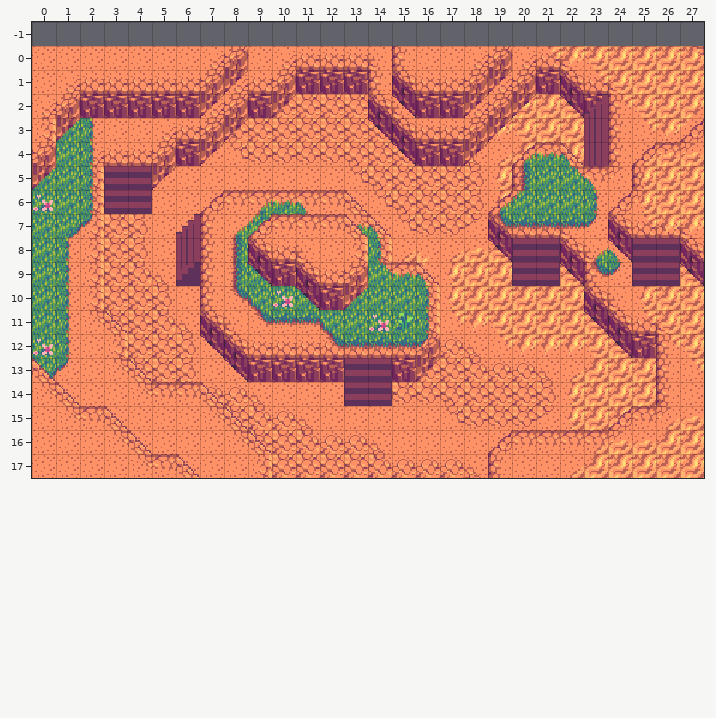
Tiled map, stored at tiled/tmx/dame_map.tmx. The first picture shows the starting point.
Cells are 16x16 px. Shown: x 0..27, y -1..17. Layer "Layer 1/Terrain 1" is drawn 0,16 px off the grid. Layer "Layer 2/Terrain 2" is drawn 0,16 px off the grid. Layer "Layer 3/Terrain 3" is drawn 0,16 px off the grid.
Now the later version:
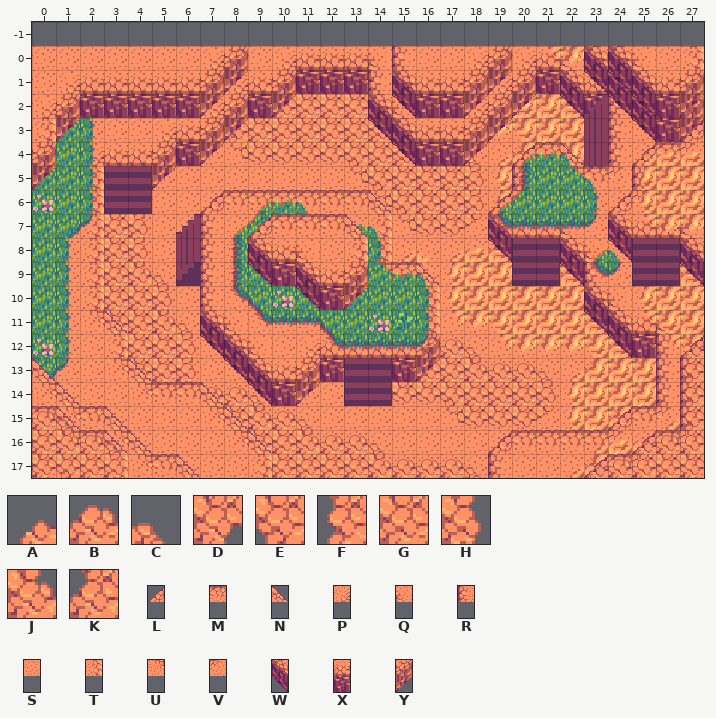
Key: from "Detail": A 0, B 1, C 2, D 3, E 4, F 7, G 8, H 9, J 10, K 11; from "Terrain": L 0, M 1, N 2, P 3, Q 4, R 11, S 12, T 13, U 14, V 15, W 22, X 23, Y 24.
_ is an empty cell.
Tiles of an added or newly shown layer are drawn over the layers below it.
Diff:
{"where": "layer \"Layer 1/Terrain 1\""}
{"y":6,"x":13,"old":"N_","new":"MN"}
{"y":7,"x":13,"old":"UN","new":"ST"}
{"y":12,"x":9,"old":"XXX","new":"QSP"}
{"y":13,"x":9,"old":"___","new":"WXY"}
{"where": "layer \"Layer 2/Terrain 2\""}
{"y":0,"x":23,"old":"_____","new":"WQUMN"}
{"y":1,"x":24,"old":"__","new":"WQ"}
{"y":1,"x":27,"old":"_","new":"T"}
{"y":2,"x":25,"old":"___","new":"WXY"}
{"y":12,"x":27,"old":"_","new":"L"}
{"y":13,"x":27,"old":"_","new":"R"}
{"y":14,"x":27,"old":"_","new":"R"}
{"y":15,"x":27,"old":"_","new":"R"}
{"y":16,"x":25,"old":"___","new":"LMV"}
{"y":17,"x":23,"old":"_____","new":"LMVSS"}
{"where": "layer \"Layer 2/Detail 2\""}
{"y":12,"x":27,"old":"_","new":"A"}
{"y":13,"x":27,"old":"_","new":"F"}
{"y":14,"x":27,"old":"_","new":"F"}
{"y":15,"x":27,"old":"_","new":"F"}
{"y":16,"x":25,"old":"___","new":"ABK"}
{"y":17,"x":23,"old":"_____","new":"ABKGD"}
{"where": "layer \"Layer 3/Terrain 3\" (added)"}
{"y":0,"x":24,"old":"____","new":"WQST"}
{"y":1,"x":25,"old":"___","new":"WXY"}
{"y":15,"x":0,"old":"__","new":"MN"}
{"y":16,"x":0,"old":"____","new":"SUMN"}
{"y":17,"x":0,"old":"____","new":"SSST"}
{"where": "layer \"Layer 3/Detail 3\" (added)"}
{"y":15,"x":0,"old":"__","new":"BC"}
{"y":16,"x":0,"old":"____","new":"GJBC"}
{"y":17,"x":0,"old":"____","new":"DEGH"}
{"label":"added","picture_box":[584,46,704,142]}
{"label":"changed","picture_box":[344,190,392,238]}
{"label":"changed","picture_box":[248,334,320,406]}
{"label":"added","picture_box":[584,335,704,478]}
{"label":"added","picture_box":[32,406,128,478]}
